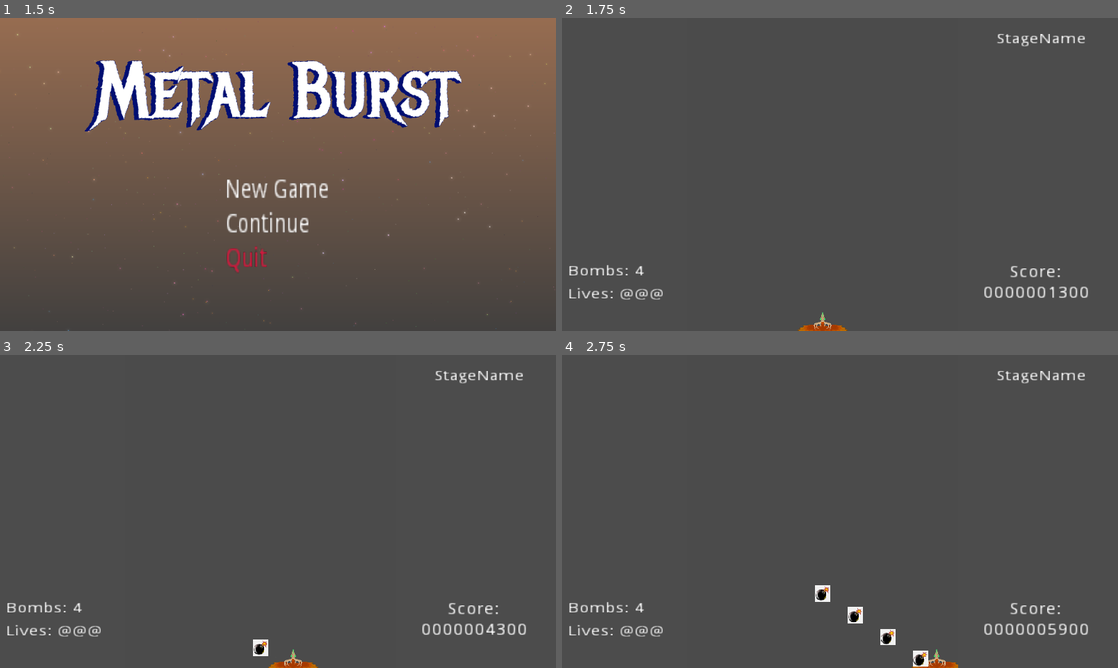
Above: before the commit, frames 1-4 (two rows, left to right).
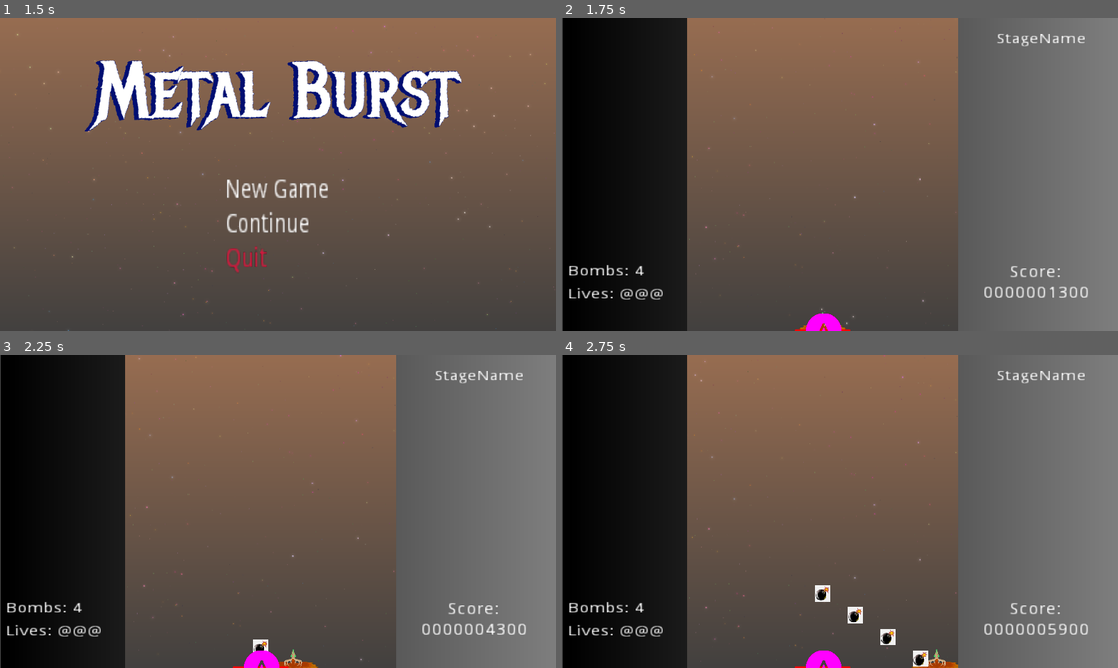
Above: after the commit, the same moments.

Repository: kyperbelt/MetalBurstPGJ
Game: Godot game, scene res://Screens/TitleScreen.tscn
Same seed, same stepped clock (60 frames per second), same inputs: the game is played once before the commit and once after it. The engine's default icon, where the game draws it, is replaced by a stand-in: a white triangle on a blue panel in a dark square.
Inputs:
- Up to frame 1 (1.5 s): tap Enter (ui_accept) at 0.5, 0.77 s; hold D (move_right) 0.53-1.28 s; hold Space (fire) 0.53-1.28 s; hold S (move_down) from 1.28 s (still down); tap Shift (move_slower) at 1.35 s
- Up to frame 2 (1.75 s): keep holding S (move_down); tap Enter (ui_accept) at 1.52 s
- Up to frame 3 (2.25 s): release S (move_down) at 2.03 s; hold D (move_right) from 2.03 s (still down); hold X (player_bomb) from 2.03 s (still down)
- Up to frame 4 (2.75 s): keep holding D (move_right); keep holding X (player_bomb)

Frame 1 is identical in both runs. In frame 2, 71% of the frame differs, in the area x 0-100%, y 0-100%; in frame 3, 71%; in frame 4, 71%.

Commit message:
stage director timeline adjustments - changes now visible in editor

Diff:
--- a/MetalBurstGame/Stages/TestStage.tscn
+++ b/MetalBurstGame/Stages/TestStage.tscn
@@ -15,7 +15,6 @@
 [node name="Stage" type="Node"]
 
 [node name="gui_background" type="Sprite" parent="."]
-visible = false
 position = Vector2( 1025.27, 250.167 )
 scale = Vector2( 1, 845.825 )
 texture = SubResource( 2 )
@@ -23,32 +22,22 @@
 [node name="Level" parent="." instance=ExtResource( 1 )]
 
 [node name="SpaceBackground" parent="Level" instance=ExtResource( 3 )]
-visible = false
 position = Vector2( -285.932, 0 )
 
 [node name="Enemy" parent="Level" groups=[
 "Enemy",
 ] instance=ExtResource( 2 )]
-visible = false
 position = Vector2( 430.615, -330.138 )
 
 [node name="Enemy2" parent="Level" groups=[
 "Enemy",
 ] instance=ExtResource( 2 )]
-visible = false
 position = Vector2( 43.4426, -457.026 )
 
 [node name="Enemy3" parent="Level" groups=[
 "Enemy",
 ] instance=ExtResource( 2 )]
-visible = false
 position = Vector2( 372.051, -593.675 )
-
-[node name="Enemy4" parent="Level" groups=[
-"Enemy",
-] instance=ExtResource( 2 )]
-visible = false
-position = Vector2( 45.5304, -760.919 )
 
 [node name="LevelOneAudioStreamPlayer" type="AudioStreamPlayer" parent="Level"]
 stream = ExtResource( 4 )
@@ -56,6 +45,14 @@
 
 [node name="InformationDisplay" parent="Level" instance=ExtResource( 5 )]
 
-[node name="StageDirector" parent="Level" instance=ExtResource( 6 )]
+[node name="StageDirector" parent="." instance=ExtResource( 6 )]
+position = Vector2( 480, 576 )
+LevelScene = NodePath("../Level")
+hatch_marks = 6
+
+[node name="END" parent="StageDirector" index="1"]
+position = Vector2( -240.503, -3580.95 )
 [connection signal="tree_entered" from="Level" to="Level" method="_on_Level_tree_entered"]
 [connection signal="tree_exited" from="Level" to="Level" method="_on_Level_tree_exited"]
+
+[editable path="StageDirector"]
--- /dev/null
+++ b/MetalBurstGame/systems/StageDirector/Indicators/END.gd
@@ -0,0 +1,20 @@
+tool
+extends Sprite
+
+#Declare signals here
+signal position_changed
+
+# Declare member variables here
+var last_position : Vector2 = Vector2(0,0)
+
+# Called when the node enters the scene tree for the first time.
+func _ready():
+	last_position = Vector2(position)
+	pass # Replace with function body.
+
+
+func _process(delta):
+	if(last_position!=position):
+		last_position = Vector2(position)
+		emit_signal("position_changed")
+	pass
--- a/MetalBurstGame/systems/StageDirector/Indicators/END.tscn
+++ b/MetalBurstGame/systems/StageDirector/Indicators/END.tscn
@@ -1,6 +1,8 @@
-[gd_scene load_steps=2 format=2]
+[gd_scene load_steps=3 format=2]
 
 [ext_resource path="res://placeholder_assets/tools/pointB.png" type="Texture" id=1]
+[ext_resource path="res://systems/StageDirector/Indicators/END.gd" type="Script" id=2]
 
-[node name="Sprite" type="Sprite"]
+[node name="END" type="Sprite"]
 texture = ExtResource( 1 )
+script = ExtResource( 2 )
--- a/MetalBurstGame/systems/StageDirector/StageDirector.gd
+++ b/MetalBurstGame/systems/StageDirector/StageDirector.gd
@@ -1,33 +1,70 @@
 tool
 extends Node2D
 
+
+#PRELOAD
 const StageEvent = preload("res://systems/StageDirector/StageEvent.gd")
+const END_NODE = preload("res://systems/StageDirector/Indicators/END.tscn")
 
-signal duration_exceeded
+#SIGNALS
+signal duration_exceeded #Duration of level exeeded
 
+#EDITOR NODES
+onready var start = $START
+onready var end = $END
+
+#EXPORT OPTIONS
 export(float,10.0,600.0) var stage_duration
+export(NodePath) var LevelScene
+export(int) var hatch_marks = 3
 
+#CLASS VARIABLES
 var elapsed : float = 0.0;
-
 var stage_events = []
+var end_position : Vector2  = Vector2(0,0)
+var start_position : Vector2 = Vector2(0,0)
 
 # Called when the node enters the scene tree for the first time.
 func _ready():
 	if Engine.editor_hint:
-		pass
+		set("editor_description","HelloWorld")
+		end.connect("position_changed",self,"end_position_changed")
+		end_position_changed()
+		if(end.position == start.position):
+			end.position = Vector2(start.position.x,start.position.y - 1000)
+
 	else:
 		set_process(true)
 	pass # Replace with function body.
 
 func _draw():
-	print("drawing")
+	draw_line(Vector2(start_position), Vector2(start_position.x,end_position.y), Color.white, 4, true)
+	draw_line(Vector2(start_position.x,end_position.y), Vector2(end_position), Color.red, 6, true)
+	var hatchpos = Vector2(0,0)
+	var hatch_len = 100
+	var hatch_color = Color.red
+	var hatch_width = 4
+	var distance = end_position.y - start_position.y
+	var hatch_dist = distance/(hatch_marks+1)
+	for i in range(hatch_marks):
+		var index = i+1
+		hatchpos = Vector2(start_position.x,end_position.y-hatch_dist*index)
+		draw_line(Vector2(hatchpos.x-hatch_len/2,hatchpos.y), Vector2(hatchpos.x+hatch_len/2,hatchpos.y), hatch_color, hatch_width, true)
+		pass
+
+
+func end_position_changed():
+	if(end.position.y >= start.position.y - 1000):
+		end.position.y = start.position.y - 1000
+	end_position = Vector2(end.position)
+	start_position = Vector2(start.position)
+	update()
+
 
 func _process(delta):
 	if(Engine.editor_hint):
-
 		#in editor
-
-		update()
+		position_to_viewport()
 		pass
 	else:
 		#in game
@@ -43,3 +80,12 @@
 
 func add_stage_event(event):
 	stage_events.append(event)
+
+
+func position_to_viewport():
+	if(!LevelScene.is_empty()):
+		var level = get_node(LevelScene)
+		var container = level.get_node("Container")
+		var c_pos = container.rect_position
+		var c_size = container.rect_size
+		position = Vector2(c_pos.x + c_size.x / 2, c_pos.y + c_size.y)
--- a/MetalBurstGame/systems/StageDirector/StageDirector.tscn
+++ b/MetalBurstGame/systems/StageDirector/StageDirector.tscn
@@ -1,7 +1,19 @@
-[gd_scene load_steps=2 format=2]
+[gd_scene load_steps=4 format=2]
 
 [ext_resource path="res://systems/StageDirector/StageDirector.gd" type="Script" id=1]
+[ext_resource path="res://systems/StageDirector/Indicators/START.tscn" type="PackedScene" id=2]
+[ext_resource path="res://systems/StageDirector/Indicators/END.tscn" type="PackedScene" id=3]
 
 [node name="StageDirector" type="Node2D"]
+position = Vector2( -3.55054, -10.6516 )
 script = ExtResource( 1 )
+__meta__ = {
+"_editor_description_": "HelloWorld",
+"editor_description": "HelloWorld"
+}
 stage_duration = 600.0
+
+[node name="START" parent="." instance=ExtResource( 2 )]
+
+[node name="END" parent="." instance=ExtResource( 3 )]
+position = Vector2( 643.419, -2148.98 )
